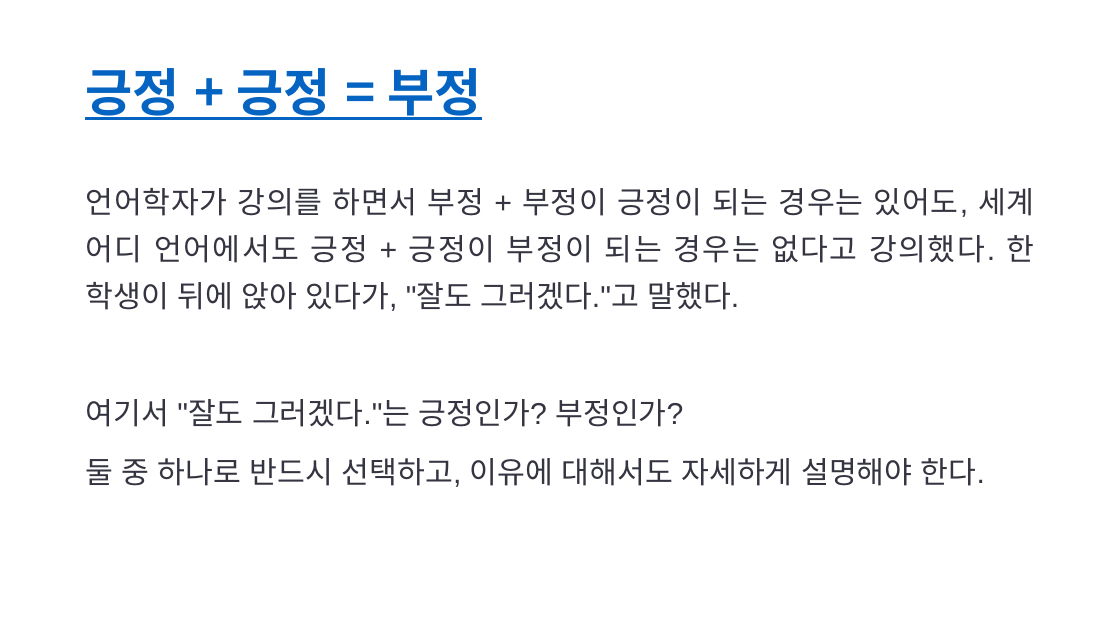
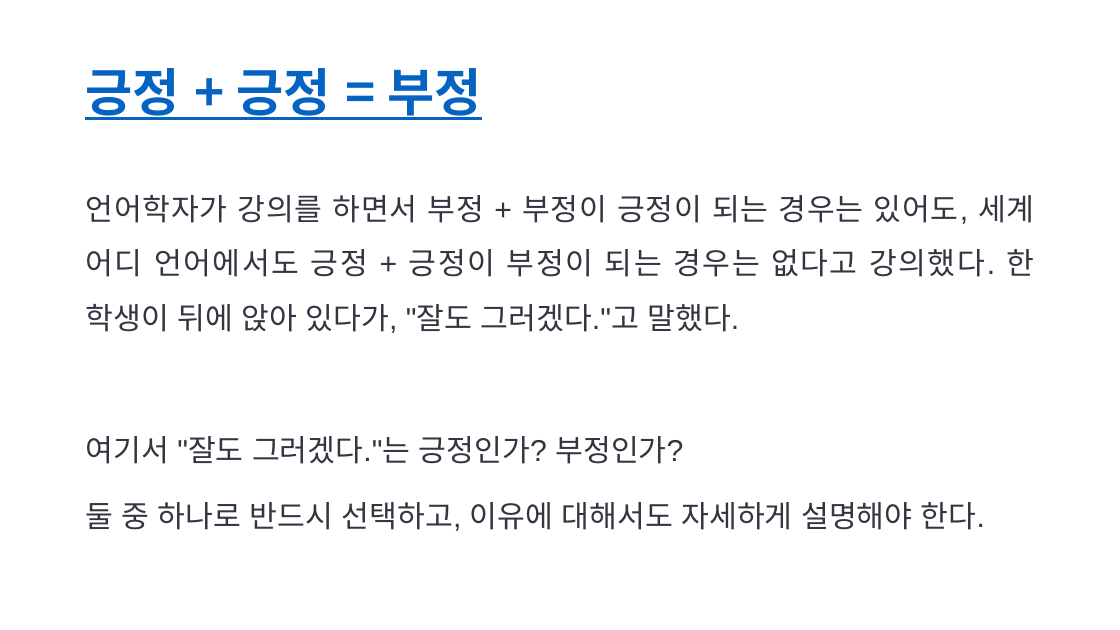
Before and after one commit to lolsaless/Python, a slide deck: slide 36 of 발표자료/20230623_북부청사 발표/프롬프트 실습(북부청사).pptx. Drawn at 1120x630 pixels with LibreOffice and Linux fonts; fonts in the diff are those of the drawing. Boxes give left, top, right and bottom in pixels: in the first picture for what was removed or moved away, otherwise in the second. Text is boxed around its words. In the diff, an @@ line names an element or a change of style, - is before the commit and + after.

```diff
--- a/발표자료/20230623_북부청사 발표/프롬프트 실습(북부청사).pptx
+++ b/발표자료/20230623_북부청사 발표/프롬프트 실습(북부청사).pptx
@@ text "언어학자가 강의를 하면서 부정 + ..." at [85,195,1035,531]: line spacing 1.3 to 1.5 @@
```
Also in this commit, not shown: 3 other slides changed.
